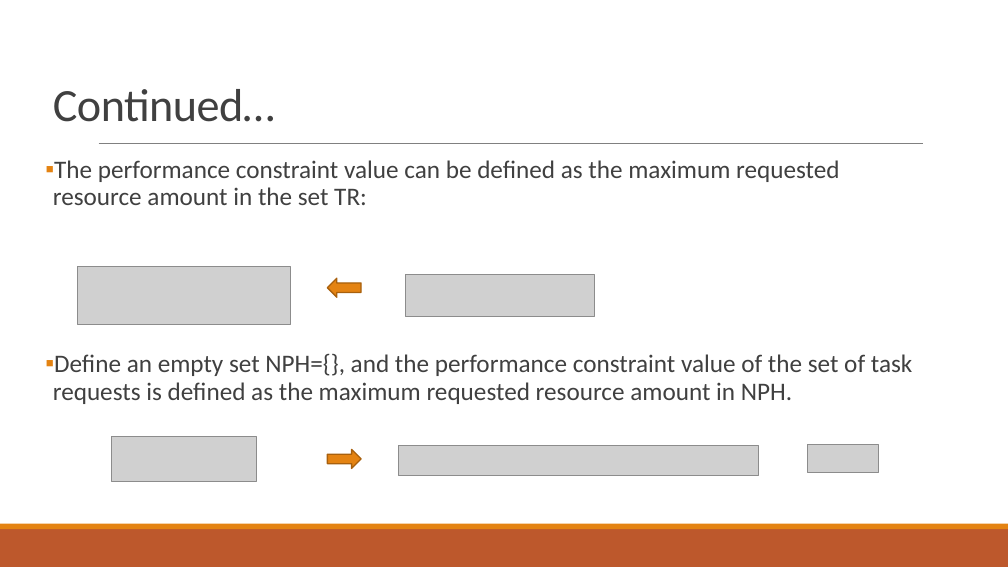
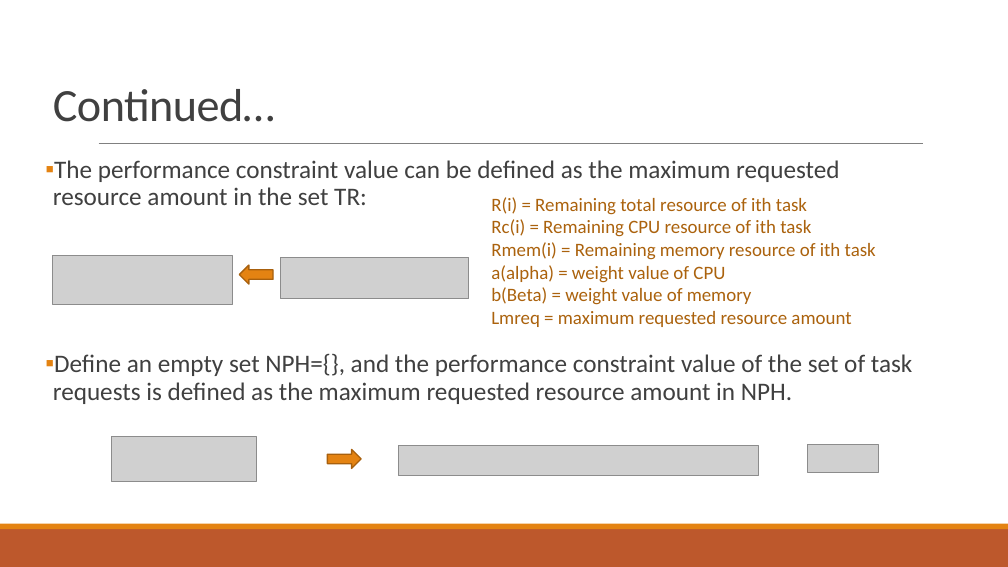
Before and after one commit to piyushbajaj0704/Cloud_Computing, a slide deck: slide 21 of Load Balancing Algorithms in Cloud Computing final presentation Last.pptx. Drawn at 1008x567 pixels with LibreOffice and Linux fonts; fonts in the diff are those of the drawing; grey boxes stand for pictures. Boxes give left, top, right and bottom in pixels: in the first picture for what was removed or moved away, otherwise in the second. Text is boxed around its words. In the diff, an @@ line names an element or a change of style, - is before the commit and + after.

```diff
--- a/Load Balancing Algorithms in Cloud Computing final presentation Last.pptx
+++ b/Load Balancing Algorithms in Cloud Computing final presentation Last.pptx
@@ text added at (491,197,876,327), 18 pt, text #AB620D @@
+R(i) = Remaining total resource of ith task
+Rc(i) = Remaining CPU resource of ith task
+Rmem(i) = Remaining memory resource of ith task
+a(alpha) = weight value of CPU
+b(Beta) = weight value of memory
+Lmreq = maximum requested resource amount
@@ picture: place and size @@
-picture at (78,267,290,324)
+picture at (52,256,232,305)
@@ left arrow: place and size @@
-left arrow at (327,278,361,297)
+left arrow at (240,265,274,284)
@@ picture: place and size @@
-picture at (405,274,594,316)
+picture at (281,257,469,299)
```
Also in this commit, not shown: 11 other slides changed, 1 other file.
